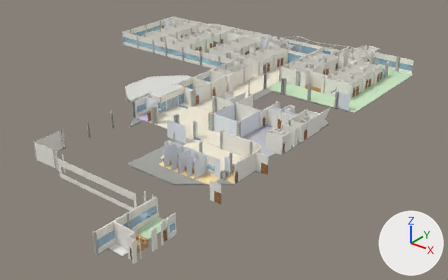
One commit to the glTF model public/pb/solca_pb.glb: the scene before it, then after it.
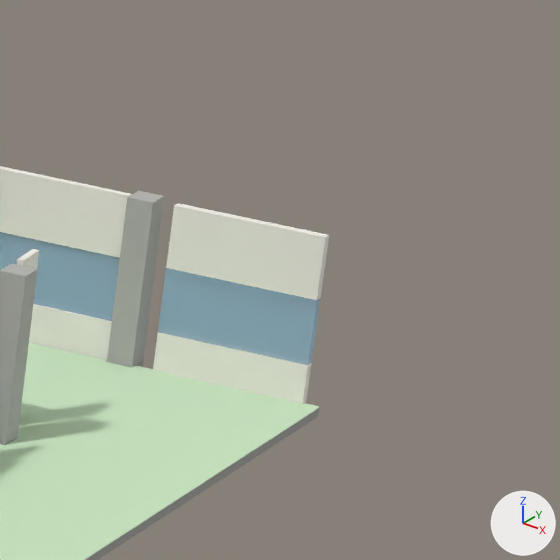
The first picture shows the older version from a camera (50 mm lens) standing at (138.6, -45.1, 54.9) and looking at (56.0, 58.2, -9.1). The close-ups show the older and then the newer version on the part from 86% to 97% of the width and 14% to 31% of the height of that picture. Only the edits that show in the close-ups are written down. Arrows for +X, +Y and +Z are at lower right; the lights stay in place. Vertices at exactly the same position are counted once.

Script lines for the objects in view, before the commit:
```python
me_muros_0_303_0_608_0_846_0_60 = bpy.data.meshes.new('muros|0.303,0.608,0.846|0.60')
me_muros_0_303_0_608_0_846_0_60.from_pydata(...)  # 501 vertices, 824 faces; spans x 3.8..82.9, y 2.1..104.4, z 0.0..3.0
me_muros_0_303_0_608_0_846_0_60.materials.append(mat_material_15)  # blue #95cded
me_muros_0_902_0_884_0_810_0_00 = bpy.data.meshes.new('muros|0.902,0.884,0.810|0.00')
me_muros_0_902_0_884_0_810_0_00.from_pydata(...)  # 8388 vertices, 15860 faces; spans x 3.7..83.2, y 2.0..108.3, z 0.0..3.8
me_muros_0_902_0_884_0_810_0_00.materials.append(mat_material_10)  # white #f4f1e8
me_pisos_0_384_0_384_0_360_0_00 = bpy.data.meshes.new('pisos|0.384,0.384,0.360|0.00')
me_pisos_0_384_0_384_0_360_0_00.from_pydata(...)  # 746 vertices, 1609 faces; spans x 3.5..82.0, y 1.6..108.2, z -0.2..0.0
me_pisos_0_384_0_384_0_360_0_00.materials.append(mat_material_0)  # grey #a6a6a1
ob_muros_0_303_0_608_0_846_0_60 = bpy.data.objects.new('muros|0.303,0.608,0.846|0.60', me_muros_0_303_0_608_0_846_0_60)
ob_muros_0_303_0_608_0_846_0_60.location = (0.0, 0.0, 0.0)
ob_muros_0_902_0_884_0_810_0_00 = bpy.data.objects.new('muros|0.902,0.884,0.810|0.00', me_muros_0_902_0_884_0_810_0_00)
ob_muros_0_902_0_884_0_810_0_00.location = (0.0, 0.0, 0.0)
ob_pisos_0_384_0_384_0_360_0_00 = bpy.data.objects.new('pisos|0.384,0.384,0.360|0.00', me_pisos_0_384_0_384_0_360_0_00)
ob_pisos_0_384_0_384_0_360_0_00.location = (0.0, 0.0, 0.0)
# also in view: 'pisos|0.608,0.810,0.548|0.00' at (42.8, 56.3, 0.0); 'muros|0.462,0.462,0.436|0.00' at (40.5, 54.9, 1.9)
```
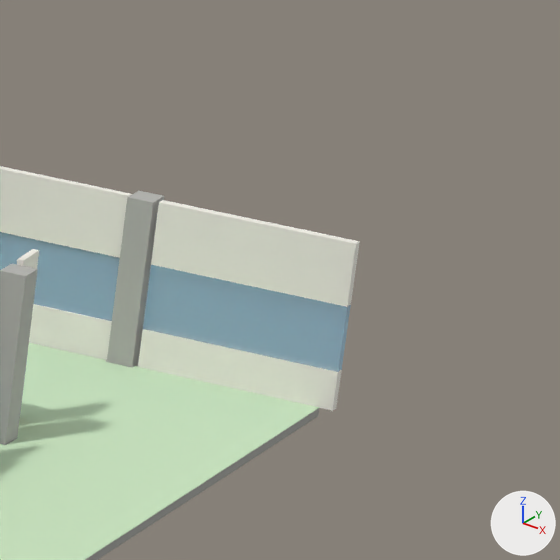
Changed parts and their boxes [x1, y1, x2, y2] in the close-ups (560 x 560 px; the box of a moved part takes in the faces that stretch with it):
'muros|0.902,0.884,0.810|0.00', reshaped: before [0, 166, 329, 404]; after [0, 166, 360, 411]
'muros|0.303,0.608,0.846|0.60', reshaped: before [0, 232, 320, 365]; after [0, 232, 351, 372]
part 1 of me_muros_0_303_0_608_0_846_0_60, moved or reshaped: before [158, 268, 320, 365]; after [143, 265, 351, 372]
part 2 of me_muros_0_902_0_884_0_810_0_00, added: after [138, 329, 342, 411]
part 3 of me_muros_0_902_0_884_0_810_0_00, added: after [151, 200, 360, 307]

Edits to the bpy script that builds the scene:
```text
Change me_muros_0_303_0_608_0_846_0_60:
    where me_muros_0_303_0_608_0_846_0_60.from_pydata(...)  # 501 vertices, 824 faces; spans x 3.8..82.9, y 2.1..104.4, z 0.0..3.0
    used by ob_muros_0_303_0_608_0_846_0_60; location = (0.0, 0.0, 0.0)
    me_muros_0_303_0_608_0_846_0_60 part 1: the loose piece of 8 vertices spanning x 77.8..81.3, y 104.2..104.4, z 0.9..2.4 is scaled about its middle by (1.3, 1, 1), then moved by (0.2, 0.0, 0.0)
Change me_muros_0_902_0_884_0_810_0_00:
    used by ob_muros_0_902_0_884_0_810_0_00; location = (0.0, 0.0, 0.0)
    remove me_muros_0_902_0_884_0_810_0_00.from_pydata(...)  # 8388 vertices, 15860 faces; spans x 3.7..83.2, y 2.0..108.3, z 0.0..3.8
    add me_muros_0_902_0_884_0_810_0_00.from_pydata(...)  # 8464 vertices, 15992 faces; spans x 3.7..83.2, y 2.0..108.3, z 0.0..3.8
    me_muros_0_902_0_884_0_810_0_00 part 2: a new loose piece, a box spanning x 77.48..82.04, y 104.16..104.36, z 0.0..0.9, in mat_material_10 (white #f4f1e8)
    me_muros_0_902_0_884_0_810_0_00 part 3: a new loose piece, a box spanning x 77.48..82.04, y 104.16..104.36, z 2.4..3.84, in mat_material_10 (white #f4f1e8)
    other edits to the shape of me_muros_0_902_0_884_0_810_0_00 do not show in these pictures
```
